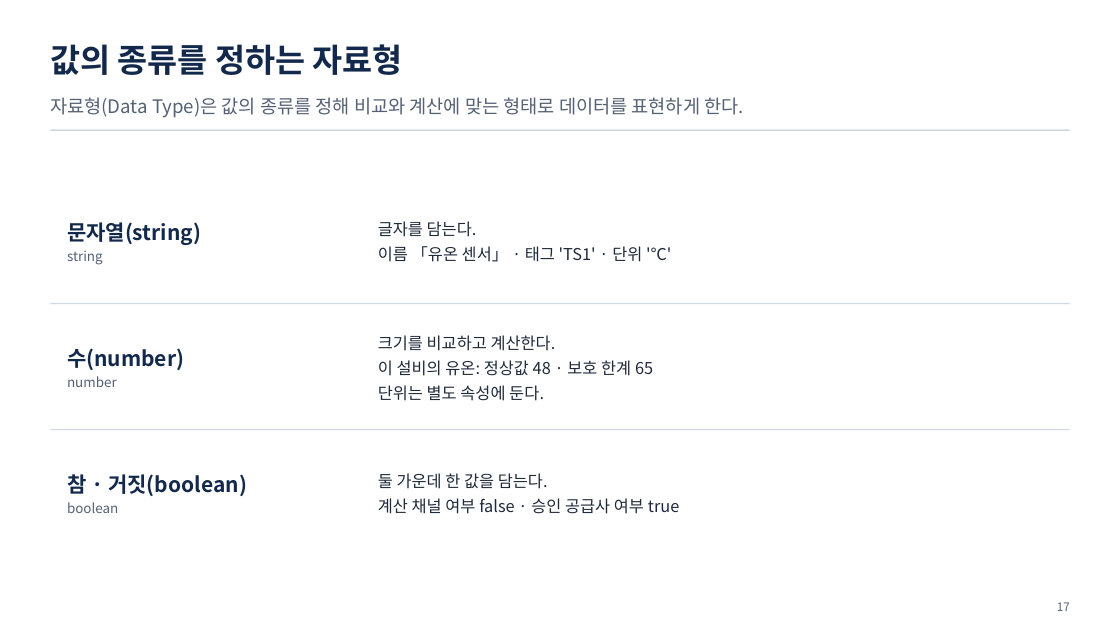
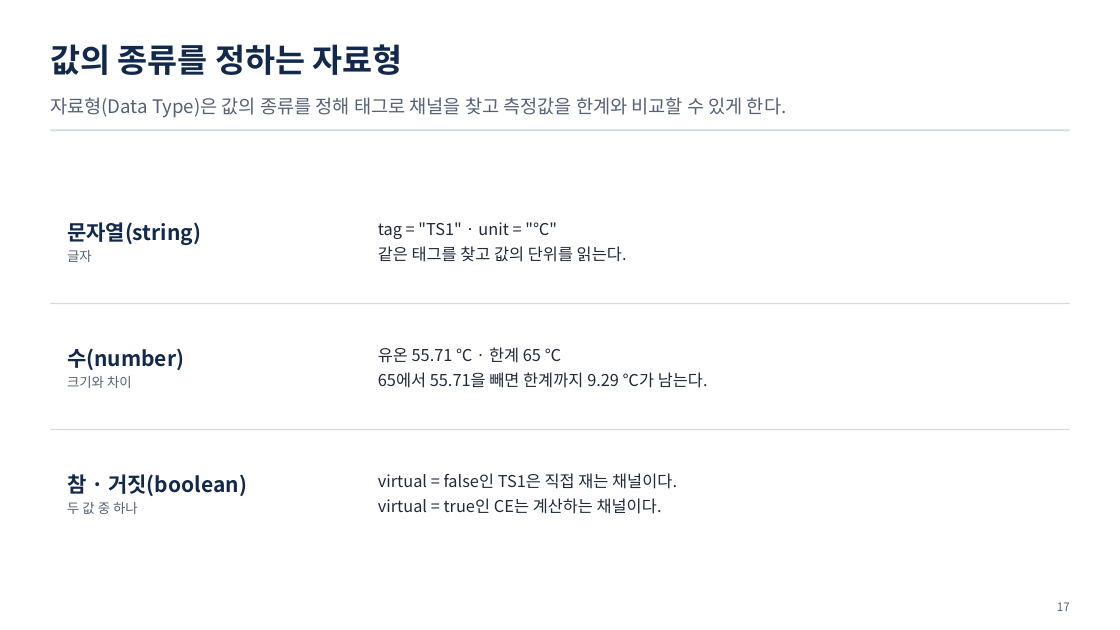
Before and after one commit to uengine-oss/hyd-iot-edu, a slide deck: slide 17 of workspace/강의제작/산출물/통합반/이론_오프라인/02회차/통합반_오프라인_02회차.pptx. Drawn at 1120x630 pixels with LibreOffice and Linux fonts; fonts in the diff are those of the drawing. Boxes give left, top, right and bottom in pixels: in the first picture for what was removed or moved away, otherwise in the second. Text is boxed around its words. In the diff, an @@ line names an element or a change of style, - is before the commit and + after.

```diff
--- a/workspace/강의제작/산출물/통합반/이론_오프라인/02회차/통합반_오프라인_02회차.pptx
+++ b/workspace/강의제작/산출물/통합반/이론_오프라인/02회차/통합반_오프라인_02회차.pptx
@@ text at bbox=[50, 97, 787, 118]: text changed @@
-자료형(Data Type)은 값의 종류를 정해 비교와 계산에 맞는 형태로 데이터를 표현하게 한다.
+자료형(Data Type)은 값의 종류를 정해 태그로 채널을 찾고 측정값을 한계와 비교할 수 있게 한다.
@@ text at bbox=[378, 222, 627, 262]: text changed @@
-글자를 담는다.
-이름 「유온 센서」 · 태그 'TS1' · 단위 '℃'
+tag = "TS1" · unit = "℃"
+같은 태그를 찾고 값의 단위를 읽는다.
@@ text at bbox=[67, 250, 92, 262]: text changed @@
-string
+글자
@@ text at bbox=[378, 347, 708, 388]: text changed @@
-크기를 비교하고 계산한다.
-이 설비의 유온: 정상값 48 · 보호 한계 65
-단위는 별도 속성에 둔다.
+유온 55.71 ℃ · 한계 65 ℃
+65에서 55.71을 빼면 한계까지 9.29 ℃가 남는다.
@@ text at bbox=[67, 376, 132, 388]: text changed @@
-number
+크기와 차이
@@ text at bbox=[378, 473, 677, 514]: text changed @@
-둘 가운데 한 값을 담는다.
-계산 채널 여부 false · 승인 공급사 여부 true
+virtual = false인 TS1은 직접 재는 채널이다.
+virtual = true인 CE는 계산하는 채널이다.
@@ text at bbox=[67, 502, 138, 514]: text changed @@
-boolean
+두 값 중 하나
```
Also in this commit, not shown: 10 other slides changed, 9 other files.
